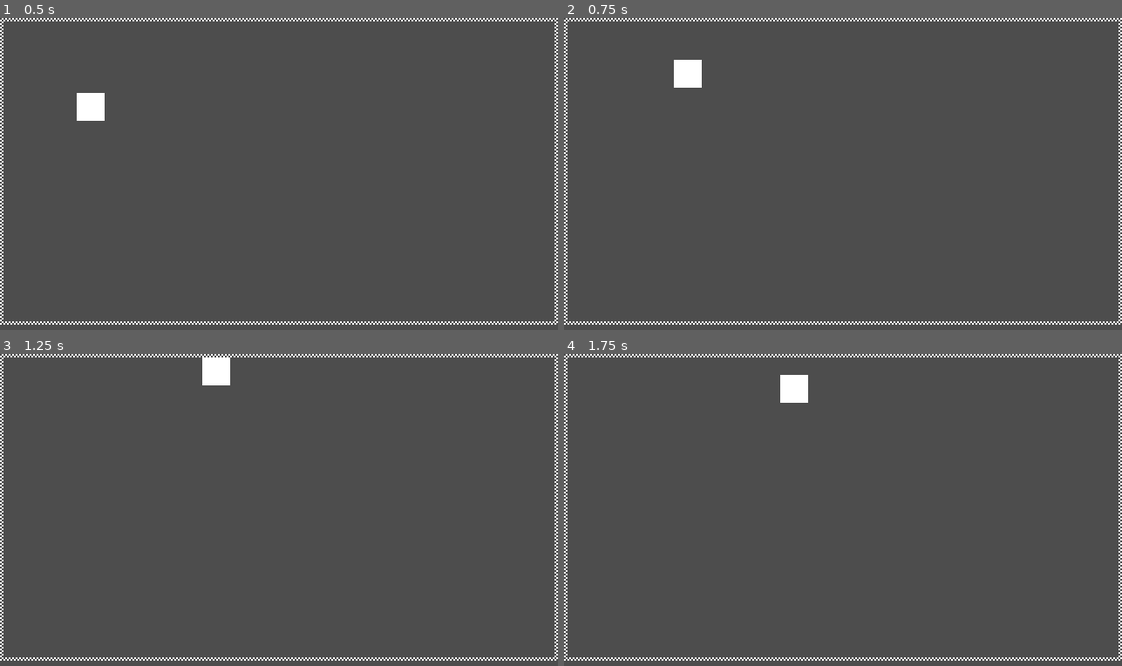
Above: before the commit, frames 1-4 (two rows, left to right).
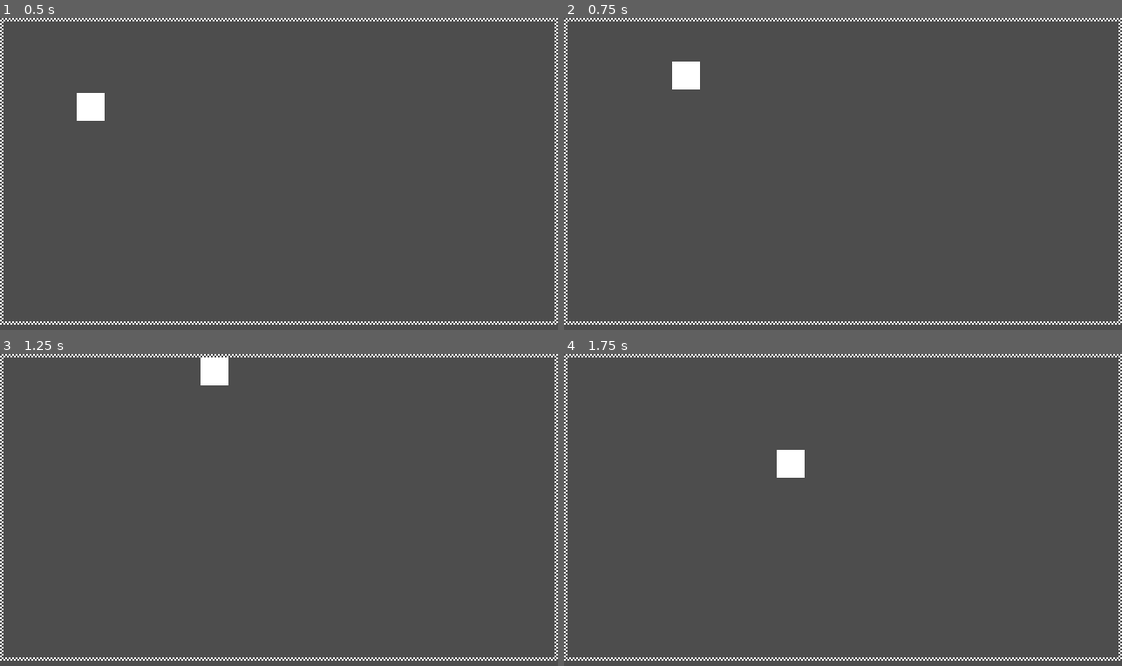
Above: after the commit, the same moments.

Repository: Enoxboo/Project-G
Game: Godot game, scene res://Levels/test_scene.tscn
The game is run twice, just before and just after one commit, with the same random seed, the same clock (stepped at 60 frames per second) and the same inputs.
Inputs:
- Up to frame 1 (0.5 s): no input
- Up to frame 2 (0.75 s): tap Enter at 0.5 s; hold D (move_right) from 0.53 s (still down); hold W (move_any, bound only before the commit) from 0.53 s (still down)
- Up to frame 3 (1.25 s): keep holding D (move_right); keep holding W (move_any, bound only before the commit)
- Up to frame 4 (1.75 s): release D (move_right) at 1.28 s; release W (move_any, bound only before the commit) at 1.28 s; hold S (move_down) from 1.28 s (still down); tap W (move_any, bound only before the commit) at 1.35 s

Frame 1 is identical in both runs. In frame 2, 0.1% of the frame differs, in the area x 19-25%, y 13-23%; in frame 3, less than 0.1%; in frame 4, 0.9%, in the area x 38-44%, y 6-40%.

Commit message:
Poll movement input in Idle instead of reacting to press events
Idle only left on a key-press event, so a direction already held when
entering the state (e.g. at scene start) was ignored. Both movement
states now read the input direction every physics tick through a shared
PlayerState.get_input_direction(), with complementary is_zero_approx()
checks. The now-unused move_any action is removed.

Diff:
--- a/Player/States/idle.gd
+++ b/Player/States/idle.gd
@@ -3,6 +3,6 @@
 func enter(_previous_state_path: String, _data := {}) -> void:
 	player.velocity = Vector2.ZERO
 
-func handle_input(event: InputEvent) -> void:
-	if event.is_action_pressed("move_any"):
+func physics_update(_delta: float) -> void:
+	if not get_input_direction().is_zero_approx():
 		finished.emit(RUN)
--- a/Player/States/run.gd
+++ b/Player/States/run.gd
@@ -1,8 +1,8 @@
 extends PlayerState
 
 func physics_update(_delta: float) -> void:
-	var input_direction: Vector2 = Input.get_vector("move_left", "move_right", "move_up", "move_down")
+	var input_direction: Vector2 = get_input_direction()
 	player.velocity = player.data.speed * input_direction
 
-	if input_direction.is_equal_approx(Vector2.ZERO):
+	if input_direction.is_zero_approx():
 		finished.emit(IDLE)
--- a/Player/player_state.gd
+++ b/Player/player_state.gd
@@ -6,8 +6,10 @@
 
 var player: Player
 
-
 func _ready() -> void:
 	await owner.ready
 	player = owner as Player
 	assert(player != null, "PlayerState doit être utilisé uniquement dans la scène Player.")
+
+func get_input_direction() -> Vector2:
+	return Input.get_vector("move_left", "move_right", "move_up", "move_down")
--- a/project.godot
+++ b/project.godot
@@ -35,14 +35,6 @@
 
 [input]
 
-move_any={
-"deadzone": 0.2,
-"events": [Object(InputEventKey,"resource_local_to_scene":false,"resource_name":"","device":-1,"window_id":0,"alt_pressed":false,"shift_pressed":false,"ctrl_pressed":false,"meta_pressed":false,"pressed":false,"keycode":0,"physical_keycode":87,"key_label":0,"unicode":122,"location":0,"echo":false,"script":null)
-, Object(InputEventKey,"resource_local_to_scene":false,"resource_name":"","device":-1,"window_id":0,"alt_pressed":false,"shift_pressed":false,"ctrl_pressed":false,"meta_pressed":false,"pressed":false,"keycode":0,"physical_keycode":65,"key_label":0,"unicode":113,"location":0,"echo":false,"script":null)
-, Object(InputEventKey,"resource_local_to_scene":false,"resource_name":"","device":-1,"window_id":0,"alt_pressed":false,"shift_pressed":false,"ctrl_pressed":false,"meta_pressed":false,"pressed":false,"keycode":0,"physical_keycode":83,"key_label":0,"unicode":115,"location":0,"echo":false,"script":null)
-, Object(InputEventKey,"resource_local_to_scene":false,"resource_name":"","device":-1,"window_id":0,"alt_pressed":false,"shift_pressed":false,"ctrl_pressed":false,"meta_pressed":false,"pressed":false,"keycode":0,"physical_keycode":68,"key_label":0,"unicode":100,"location":0,"echo":false,"script":null)
-]
-}
 move_right={
 "deadzone": 0.2,
 "events": [Object(InputEventKey,"resource_local_to_scene":false,"resource_name":"","device":-1,"window_id":0,"alt_press …(192 unchanged characters)…
